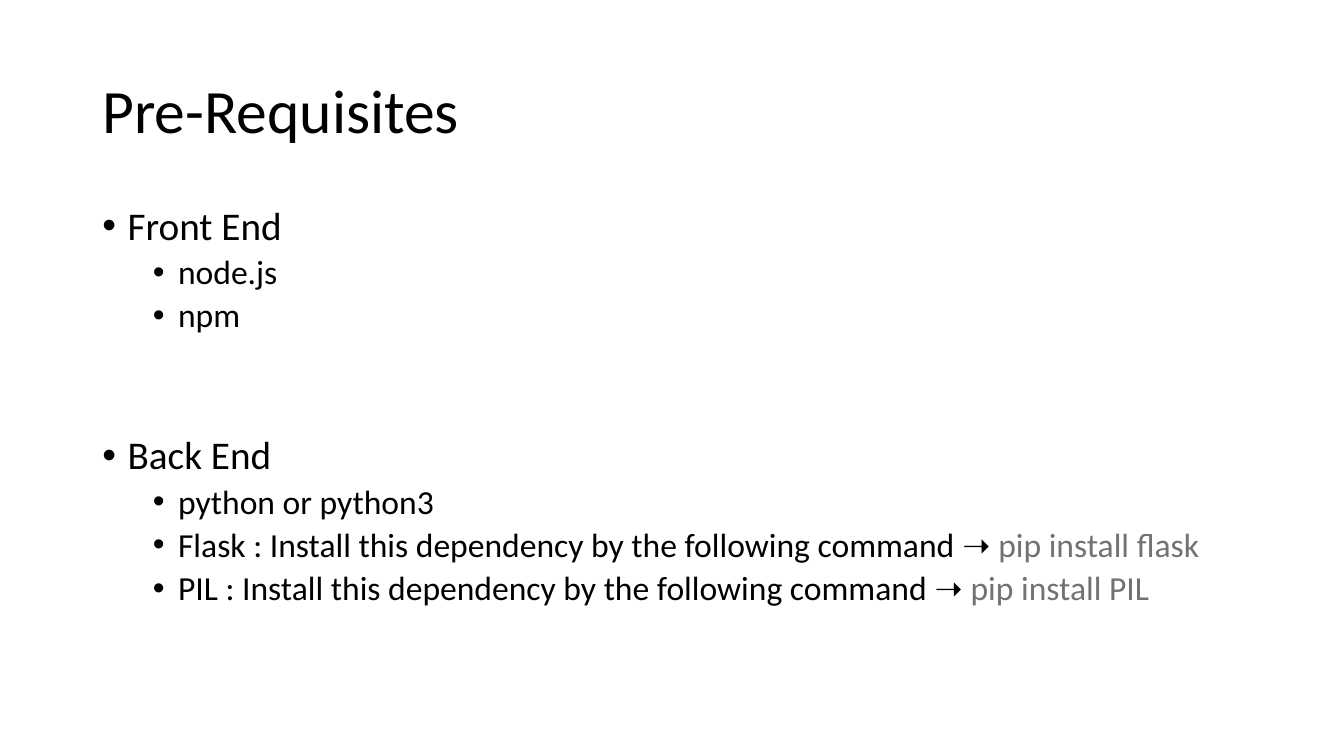
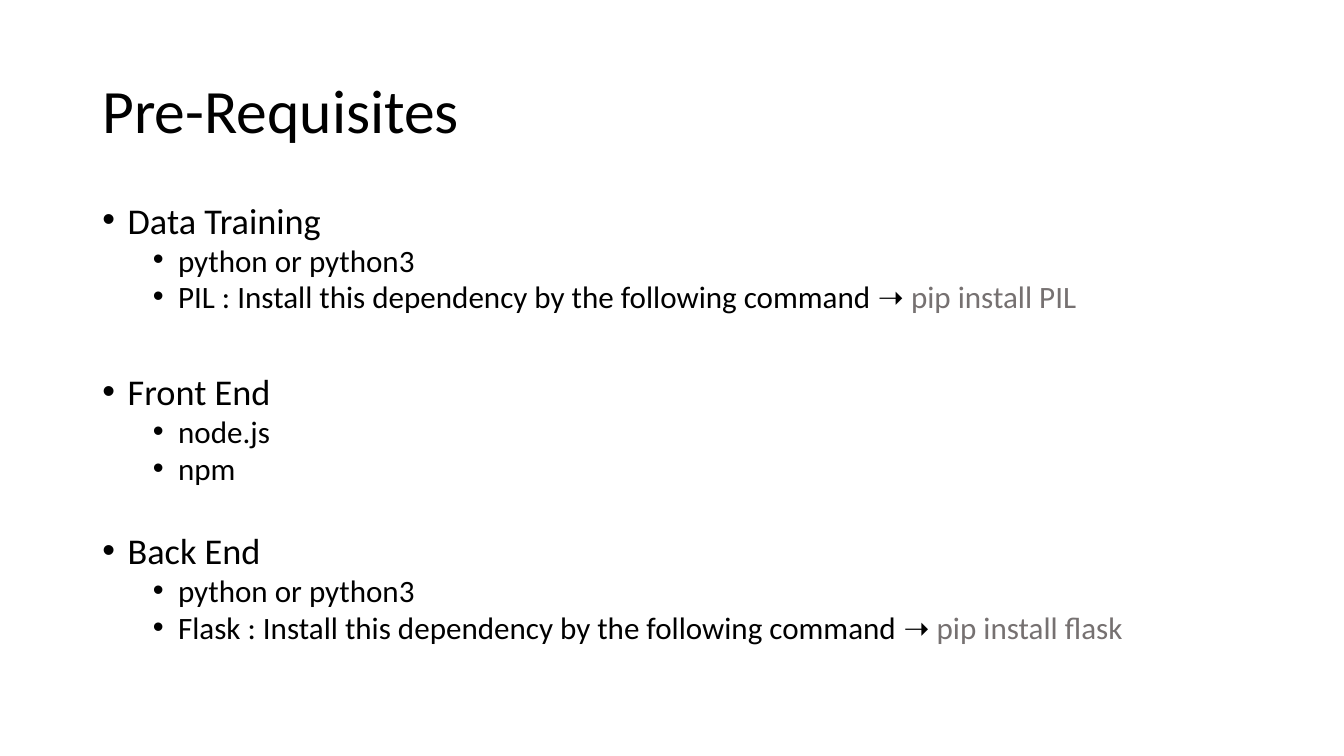
Before and after one commit to Saha-Kuljit-Shantanu/Image_Query_by_Analysing_Histogram_Distance, a slide deck: slide 2 of How to Run this project.pptx. Drawn at 1344x756 pixels with LibreOffice and Linux fonts; fonts in the diff are those of the drawing. Boxes give left, top, right and bottom in pixels: in the first picture for what was removed or moved away, otherwise in the second. Text is boxed around its words. In the diff, an @@ line names an element or a change of style, - is before the commit and + after.

Commit message:
Added data

```diff
--- a/How to Run this project.pptx
+++ b/How to Run this project.pptx
@@ text at <box>128,209,1076,314</box>: paragraphs added @@
+• Data Training
+  • python or python3
+  • PIL : Install this dependency by the following command ➝ pip install PIL
@@ text at <box>128,379,1123,645</box>: size 28 to 25.9 pt in "Front End", "Back End"; size 24 to 22.2 pt in "node.js", "npm", "python or python3", "Flask : Install this dependency by the ..."; line spacing 0.9 to 0.8 @@
@@ text at <box>178,576,1149,606</box>: paragraph removed @@
-  • PIL : Install this dependency by the following command ➝ pip install PIL
```
Also in this commit, not shown: 1 slide added, 1 other file.
